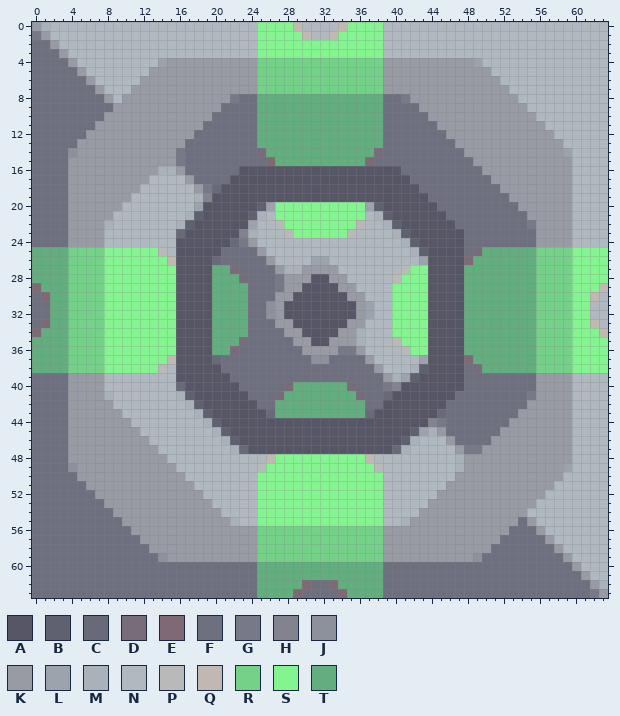
Pixel-art sprite: sprites/blocks/crafter/refiner.png. Above is the file before it was changed.
The file is 64x64 pixels. Colours within 5 levels of each other are drawn and written as one.
Palette (. is transparent): A #565666  B #606170  C #686a7a  D #766c7a  E #7f6975  F #6e7080  G #777988  H #82838f  J #8e909c  K #989aa4  L #9ca3ac  M #aab2b9  N #b0b9c0  P #b8b9b8  Q #c1b8b1  R #73d188  S #84f491  T #62ae7f
Pixels before, first column x 0:
 0 KMNNNNNNNNNNNNNNNNNNNNNNNSSSSQNNNNQSSSSNNNNNNNNNNNNNNNNNNNNNNNNN
 1 GKNNNNNNNNNNNNNNNNNNNNNNNSSSSSQNNQSSSSSNNNNNNNNNNNNNNNNNNNNNNNNN
 2 FFKNNNNNNNNNNNNNNNNNNNNNNSSSSSSSSSSSSSSNNNNNNNNNNNNNNNNNNNNNNNNN
 3 FFFKNNNNNNNNNNNNNNNNNNNNNSSSSSSSSSSSSSSNNNNNNNNNNNNNNNNNNNNNNNNN
 4 FFFFKNNNNNNNNNLKKKKKKKKKKRRRRRRRRRRRRRRKKKKKKKKKKLNNNNNNNNNNNNNN
 5 FFFFFKNNNNNNNKKKKKKKKKKKKRRRRRRRRRRRRRRKKKKKKKKKKKKNNNNNNNNNNNNN
 6 FFFFFFKNNNNNKKKKKKKKKKKKKRRRRRRRRRRRRRRKKKKKKKKKKKKKNNNNNNNNNNNN
 7 FFFFFFFKNNNKKKKKKKKKKKKKKRRRRRRRRRRRRRRKKKKKKKKKKKKKKNNNNNNNNNNN
 8 FFFFFFFFKNKKKKKKKKKKKKGFFTTTTTTTTTTTTTTFFGKKKKKKKKKKKKNNNNNNNNNN
 9 FFFFFFFFFKKKKKKKKKKKKFFFFTTTTTTTTTTTTTTFFFFKKKKKKKKKKKKNNNNNNNNN
10 FFFFFFFFKKKKKKKKKKKKFFFFFTTTTTTTTTTTTTTFFFFFKKKKKKKKKKKKNNNNNNNN
11 FFFFFFFKKKKKKKKKKKKFFFFFFTTTTTTTTTTTTTTFFFFFFKKKKKKKKKKKKNNNNNNN
12 FFFFFFKKKKKKKKKKKKFFFFFFFTTTTTTTTTTTTTTFFFFFFFKKKKKKKKKKKKNNNNNN
13 FFFFFKKKKKKKKKKKKFFFFFFFFTTTTTTTTTTTTTTFFFFFFFFKKKKKKKKKKKKNNNNN
14 FFFFJKKKKKKKKKKKGFFFFFFFFDTTTTTTTTTTTTDFFFFFFFFFKKKKKKKKKKKLNNNN
15 FFFFKKKKKKKKKKKKGFFFFFFFFFETTTTTTTTTTEFFFFFFFFFFFKKKKKKKKKKKNNNN
16 FFFFKKKKKKKKKKMMKFFFFFFAAAAAAAAAAAAAAAAAAFFFFFFFFFKKKKKKKKKKNNNN
17 FFFFKKKKKKKKKNNNNKFFFFAAAAAAAAAAAAAAAAAAAAFFFFFFFFFKKKKKKKKKNNNN
18 FFFFKKKKKKKKNNNNNNKGCAAAAAAAAAAAAAAAAAAAAAAFFFFFFFFFKKKKKKKKNNNN
19 FFFFKKKKKKKNNNNNNNMHAAAAAAAAAAAAAAAAAAAAAAAAFFFFFFFFFKKKKKKKNNNN
20 FFFFKKKKKKNNNNNNNNLAAAAAABLSSSSSSSSSSLBAAAAAAFFFFFFFFFKKKKKKNNNN
21 FFFFKKKKKNNNNNNNNMBAAAAABMNSSSSSSSSSSNMBAAAAAAFFFFFFFFFKKKKKNNNN
22 FFFFKKKKMNNNNNNNMBAAAAAALNNPSSSSSSSSPNNMBAAAAAAFFFFFFFFGKKKKNNNN
23 FFFFKKKKNNNNNNNNCAAAAAAHMNNNPSSSSSSPNNNNMBAAAAAAFFFFFFFFKKKKNNNN
24 FFFFKKKKNNNNNNNNAAAAAACGKNNNNNNNNNNNNNNNNMBAAAAAFFFFFFFFKKKKNNNN
25 TTTTRRRRSSSSSSPNAAAAAFFFFKNNNNNNNNNNNNNNNNMBAAAAFDTTTTTTRRRRSSSS
26 TTTTRRRRSSSSSSSQAAAACFFFFFKNNNNLLNNNNNNNNNNLAAAAETTTTTTTRRRRSSSS
27 TTTTRRRRSSSSSSSSAAAATTDFFFFKMMKKKKNNNNNNNPSSAAAATTTTTTTTRRRRSSSS
28 TTTTRRRRSSSSSSSSAAAATTTDFFFGKKKAAKKNNNNNPSSSAAAATTTTTTTTRRRRSSSS
29 ETTTRRRRSSSSSSSSAAAATTTTFFFGKKAAAAKKNNNNSSSSAAAATTTTTTTTRRRRSSSQ
30 FETTRRRRSSSSSSSSAAAATTTTFFFKKAAAAAAKKNNNSSSSAAAATTTTTTTTRRRRSSQN
31 FFTTRRRRSSSSSSSSAAAATTTTFFJKAAAAAAAAKLNNSSSSAAAATTTTTTTTRRRRSSNN
32 FFTTRRRRSSSSSSSSAAAATTTTFFJKAAAAAAAAKLNNSSSSAAAATTTTTTTTRRRRSSNN
33 FETTRRRRSSSSSSSSAAAATTTTFFFKKAAAAAAKKNNNSSSSAAAATTTTTTTTRRRRSSQN
34 ETTTRRRRSSSSSSSSAAAATTTTFFFFKKAAAAKKMNNNSSSSAAAATTTTTTTTRRRRSSSQ
35 TTTTRRRRSSSSSSSSAAAATTTDFFFFFKKAAKKKMNNNPSSSAAAATTTTTTTTRRRRSSSS
36 TTTTRRRRSSSSSSSSAAAATTDFFFFFFFKKKKGGKNNNNPSSAAAATTTTTTTTRRRRSSSS
37 TTTTRRRRSSSSSSSQAAAACFFFFFFFFFFJJFFFFKNNNNNLAAAAETTTTTTTRRRRSSSS
38 TTTTRRRRSSSSSSPNAAAAAFFFFFFFFFFFFFFFFFKNNNMBAAAAFDTTTTTTRRRRSSSS
39 FFFFKKKKNNNNNNNNAAAAAAFFFFFFFFFFFFFFFFFKMLBAAAAAFFFFFFFFKKKKNNNN
40 FFFFKKKKNNNNNNNNCAAAAAAFFFFFDTTTTTTDFFFGHAAAAAAAFFFFFFFFKKKKNNNN
41 FFFFKKKKMNNNNNNNMBAAAAAAFFFDTTTTTTTTDFFCAAAAAAAFFFFFFFFGKKKKNNNN
42 FFFFKKKKKNNNNNNNNMBAAAAAAFFTTTTTTTTTTFFAAAAAAAFFFFFFFFFKKKKKNNNN
43 FFFFKKKKKKNNNNNNNNMBAAAAAACTTTTTTTTTTCAAAAAAACFFFFFFFFKKKKKKNNNN
44 FFFFKKKKKKKNNNNNNNNMBAAAAAAAAAAAAAAAAAAAAAAAHGFFFFFFFKKKKKKKNNNN
45 FFFFKKKKKKKKNNNNNNNNMBAAAAAAAAAAAAAAAAAAAABLMKFFFFFFKKKKKKKKNNNN
46 FFFFKKKKKKKKKNNNNNNNNMBAAAAAAAAAAAAAAAAAABMNNNKFFFFKKKKKKKKKNNNN
47 FFFFKKKKKKKKKKNNNNNNNNMCAAAAAAAAAAAAAAAACMNNNNNKGGKKKKKKKKKKNNNN
48 FFFFKKKKKKKKKKKNNNNNNNNNNNQSSSSSSSSSSQNNNNNNNNNMKKKKKKKKKKKKNNNN
49 FFFFJKKKKKKKKKKKNNNNNNNNNPSSSSSSSSSSSSPNNNNNNNNMKKKKKKKKKKKLNNNN
50 FFFFFKKKKKKKKKKKKNNNNNNNNSSSSSSSSSSSSSSNNNNNNNNKKKKKKKKKKKKNNNNN
51 FFFFFFKKKKKKKKKKKKNNNNNNNSSSSSSSSSSSSSSNNNNNNNKKKKKKKKKKKKNNNNNN
52 FFFFFFFKKKKKKKKKKKKNNNNNNSSSSSSSSSSSSSSNNNNNNKKKKKKKKKKKKNNNNNNN
53 FFFFFFFFKKKKKKKKKKKKNNNNNSSSSSSSSSSSSSSNNNNNKKKKKKKKKKKKNNNNNNNN
54 FFFFFFFFFKKKKKKKKKKKKNNNNSSSSSSSSSSSSSSNNNNKKKKKKKKKKKKNNNNNNNNN
55 FFFFFFFFFFKKKKKKKKKKKKMNNSSSSSSSSSSSSSSNNMKKKKKKKKKKKKFKNNNNNNNN
56 FFFFFFFFFFFKKKKKKKKKKKKKKRRRRRRRRRRRRRRKKKKKKKKKKKKKKFFFKNNNNNNN
57 FFFFFFFFFFFFKKKKKKKKKKKKKRRRRRRRRRRRRRRKKKKKKKKKKKKKFFFFFKNNNNNN
58 FFFFFFFFFFFFFKKKKKKKKKKKKRRRRRRRRRRRRRRKKKKKKKKKKKKFFFFFFFKNNNNN
59 FFFFFFFFFFFFFFJKKKKKKKKKKRRRRRRRRRRRRRRKKKKKKKKKKJFFFFFFFFFKNNNN
60 FFFFFFFFFFFFFFFFFFFFFFFFFTTTTTTTTTTTTTTFFFFFFFFFFFFFFFFFFFFFKNNN
61 FFFFFFFFFFFFFFFFFFFFFFFFFTTTTTTTTTTTTTTFFFFFFFFFFFFFFFFFFFFFFKNN
62 FFFFFFFFFFFFFFFFFFFFFFFFFTTTTTEFFETTTTTFFFFFFFFFFFFFFFFFFFFFFFKM
63 FFFFFFFFFFFFFFFFFFFFFFFFFTTTTEFFFFETTTTFFFFFFFFFFFFFFFFFFFFFFFGK
The same view after the edit:
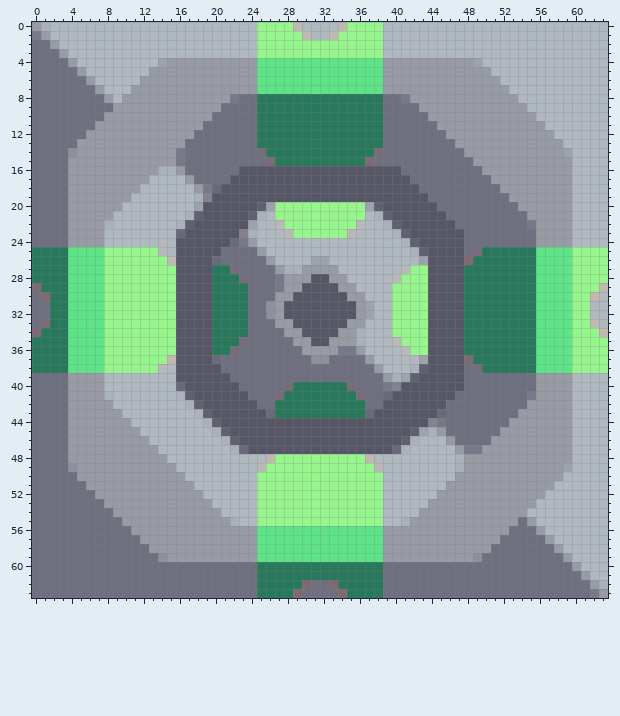
Edits made:
colour R: #73d188 -> #5ce487
colour S: #84f491 -> #96f58c
colour T: #62ae7f -> #28785c
Boxes around the changes in both pictures, in picture pixels (x1, y1, x2, y2):
changed: (257, 22, 383, 238)
changed: (32, 247, 248, 373)
changed: (464, 247, 608, 373)
changed: (392, 265, 428, 355)
changed: (275, 382, 365, 418)
changed: (257, 454, 383, 598)
